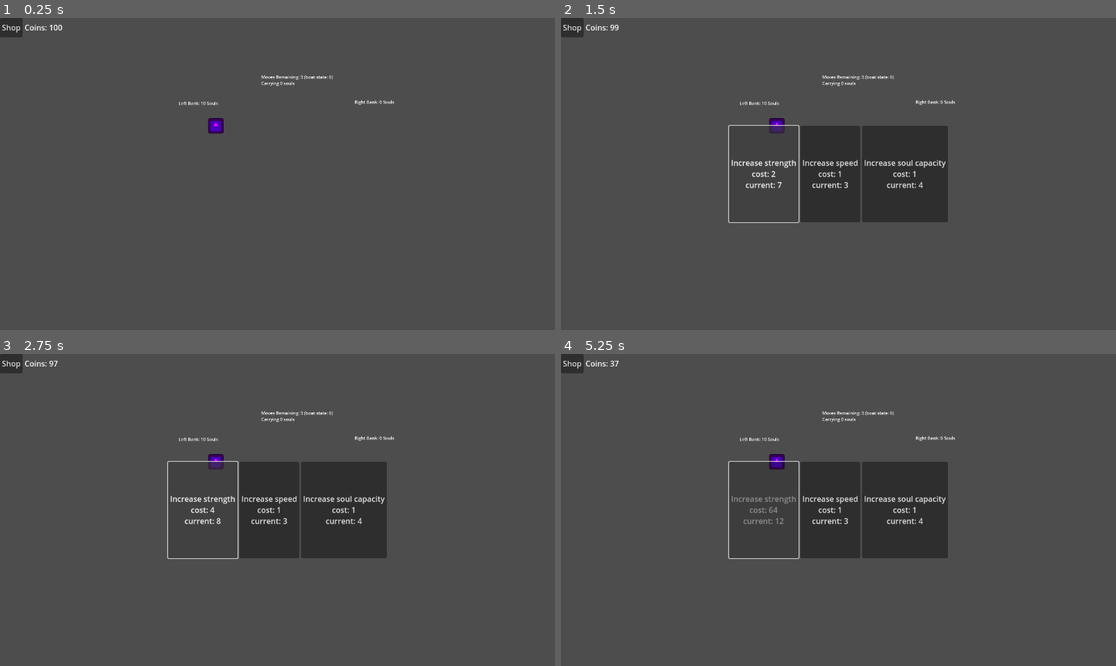
Above: before the commit, frames 1-4 (two rows, left to right).
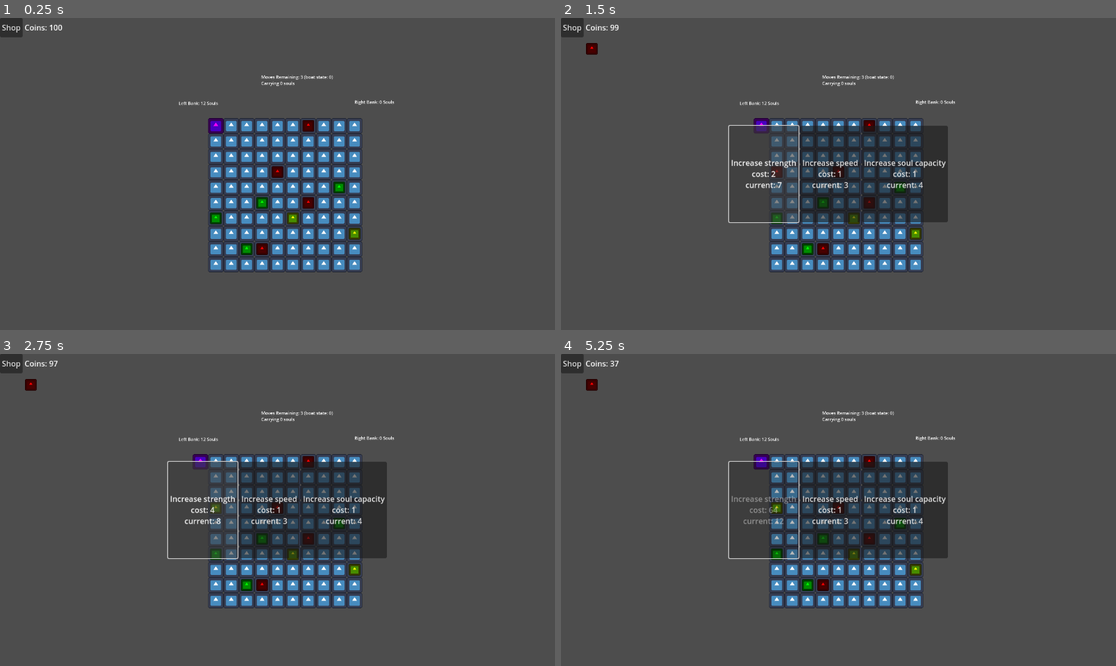
Above: after the commit, the same moments.

Repository: tmrupp/LD53
Game: Godot game, scene res://main.tscn
Same seed, same stepped clock (60 frames per second), same inputs: the game is played once before the commit and once after it. The engine's default icon, where the game draws it, is replaced by a stand-in: a white triangle on a blue panel in a dark square.
Inputs:
- Up to frame 1 (0.25 s): no input
- Up to frame 2 (1.5 s): click "Shop" at 0.5 s; click "Increase strength cost: 1 cur…" at 1.25 s
- Up to frame 3 (2.75 s): click "Increase strength cost: 2 cur…" at 2 s
- Up to frame 4 (5.25 s): click "Increase strength cost: 4 cur…" at 2.75 s; click "Increase strength cost: 8 cur…" at 3.5 s; click "Increase strength cost: 16 cu…" at 4.25 s; click "Increase strength cost: 32 cu…" at 5 s

The runs differ from the first frame. In frame 1, 8.9% of the frame differs, in the area x 36-66%, y 26-82%; in frame 2, 7.6%; in frame 3, 7.6%; in frame 4, 7.8%.
Error before the commit: Parse Error: Variable "player" has the same name as a previously declared variable. (res://River.gd:16)

Commit message:
remove duplicate definition

Diff:
--- a/River.gd
+++ b/River.gd
@@ -13,7 +13,6 @@
 
 @onready var player = $"../Player"
 var player_position:Vector2i = Vector2i.ZERO
-@onready var player = $"../Player"
 var units = {}
 
 func add_unit(unit, pos):
